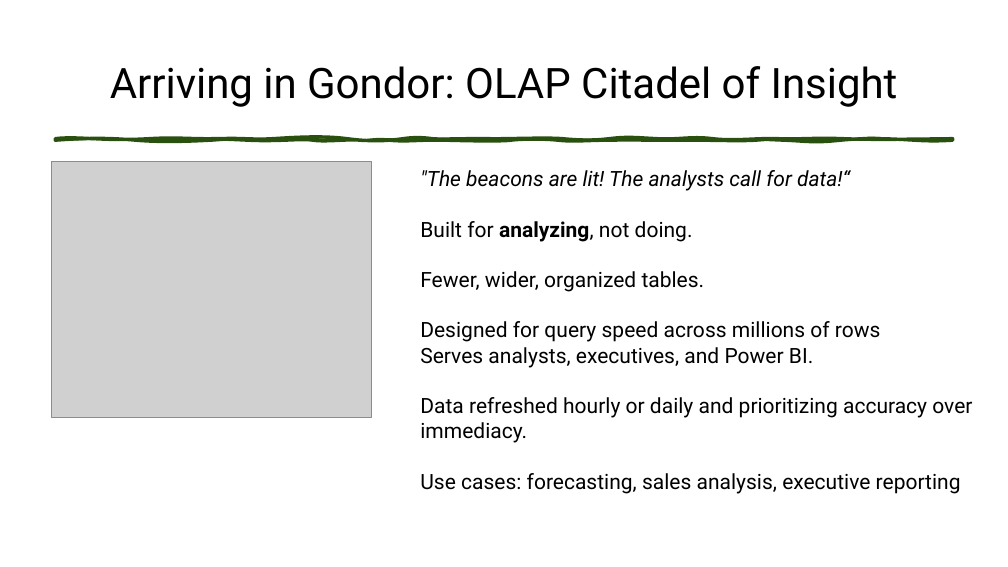
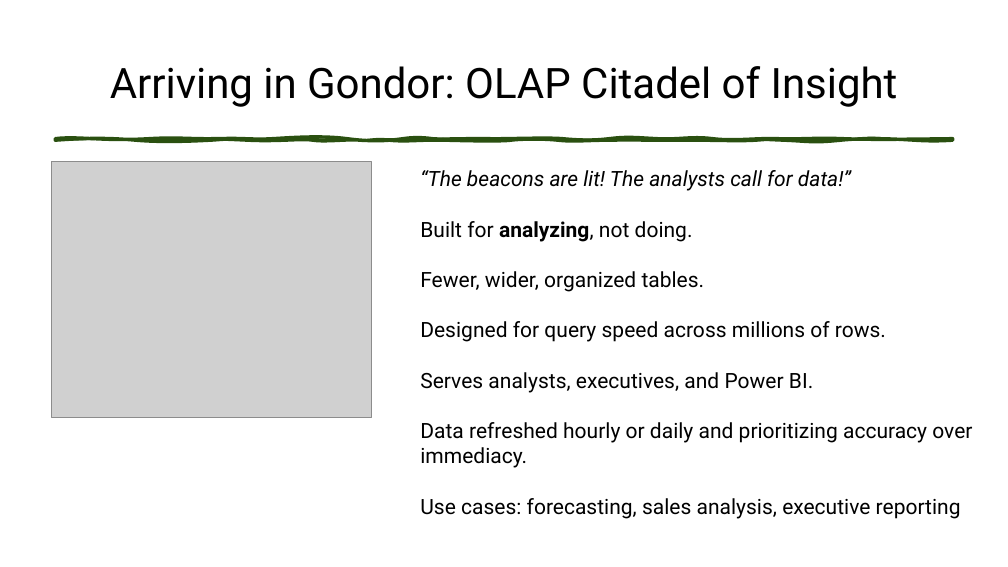
Before and after one commit to Anytsirk12/DataOnWheels, a slide deck: slide 6 of Presentations/Fellowship of the Star Schema/The Fellowship of the Star Schema Transforming OLTP Data for Power BI.pptx (slide 5 before the commit). Drawn at 1008x567 pixels with LibreOffice and Linux fonts; fonts in the diff are those of the drawing; grey boxes stand for pictures. Boxes give left, top, right and bottom in pixels: in the first picture for what was removed or moved away, otherwise in the second. Text is boxed around its words. In the diff, an @@ line names an element or a change of style, - is before the commit and + after.

```diff
--- a/Presentations/Fellowship of the Star Schema/The Fellowship of the Star Schema Transforming OLTP Data for Power BI.pptx
+++ b/Presentations/Fellowship of the Star Schema/The Fellowship of the Star Schema Transforming OLTP Data for Power BI.pptx
@@ text at [420,170,851,191]: text changed @@
-"The beacons are lit! The analysts call for data!“
+“The beacons are lit! The analysts call for data!”
@@ text at [420,321,886,342]: text changed @@
-Designed for query speed across millions of rows
+Designed for query speed across millions of rows.
```
Also in this commit, not shown: 9 other slides changed, 4 slides added, 3 slides removed, 3 other files.
